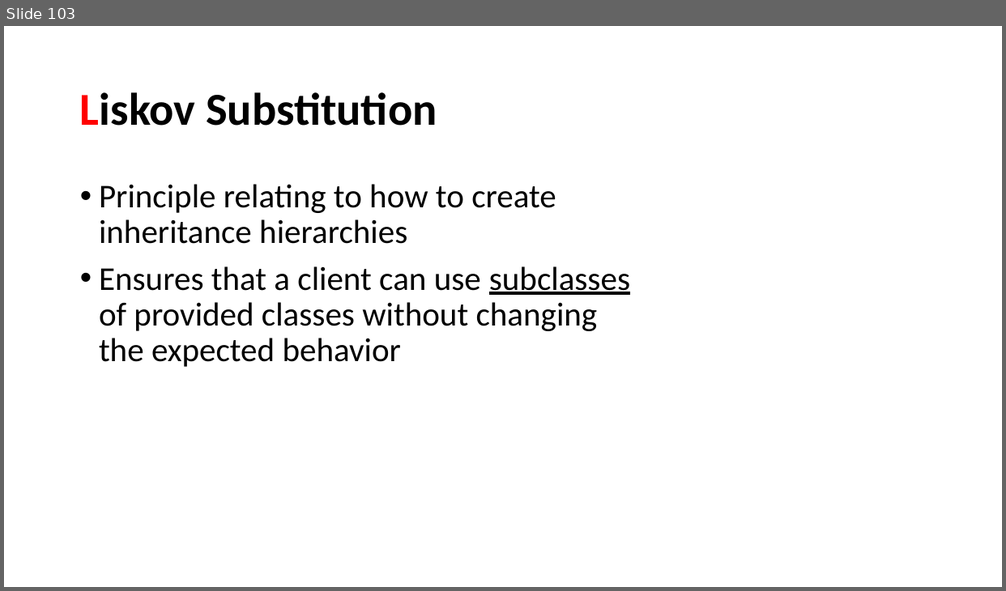
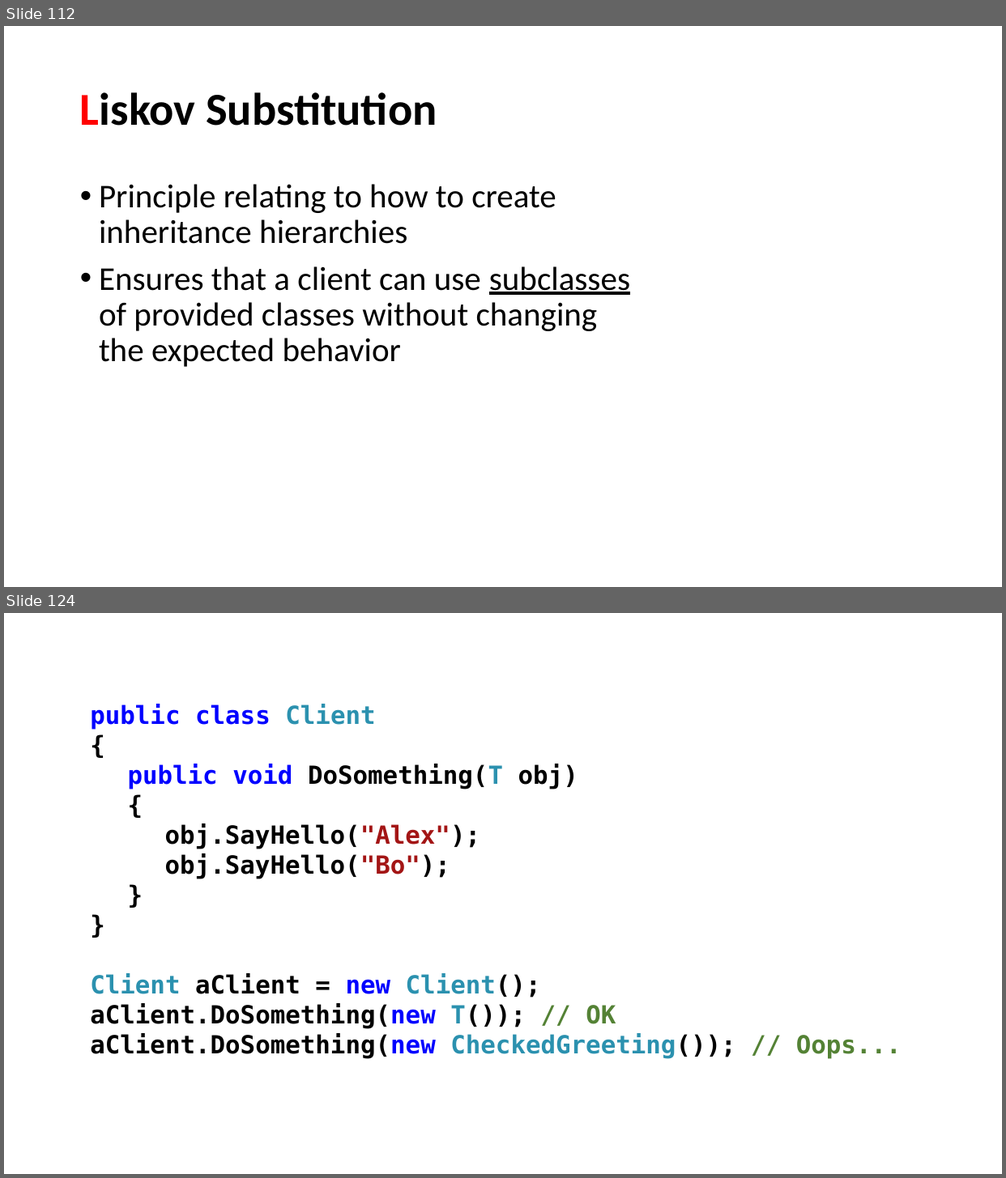
Before and after one commit to perl-easj/OOProg, a slide deck: Chap/SOLID/Presentations/SOLID.pptx. Shown one above the other, each under a label of ours: slide 103 before the commit, slides 112 and 124 after it; the slides between them are not shown. The pictures are 1006x591 and 1006x1178 pixels, drawn with LibreOffice and Linux fonts; fonts in the diff are those of the drawing. Boxes give left, top, right and bottom in pixels: in the first picture for what was removed or moved away, otherwise in the second. Text is boxed around its words. In the diff, an @@ line names an element or a change of style, - is before the commit and + after.

```diff
--- a/Chap/SOLID/Presentations/SOLID.pptx
+++ b/Chap/SOLID/Presentations/SOLID.pptx
@@ slide 124 added at [4,613,1002,1174], background #FFFFFF @@
@@ text added at [90,704,901,1059], 24 pt, text #000000, bold @@
+public class Client
+{
+public void DoSomething(T obj)
+{
+obj.SayHello("Alex");
+obj.SayHello("Bo");
+}
+}
+Client aClient = new Client();
+aClient.DoSomething(new T()); // OK
+aClient.DoSomething(new CheckedGreeting()); // Oops...
@@ what was slide 103 is now slide 112 @@
```
Also in this commit, not shown: 3 slides changed, 46 other slides added, 1 slide removed, 25 other files.
